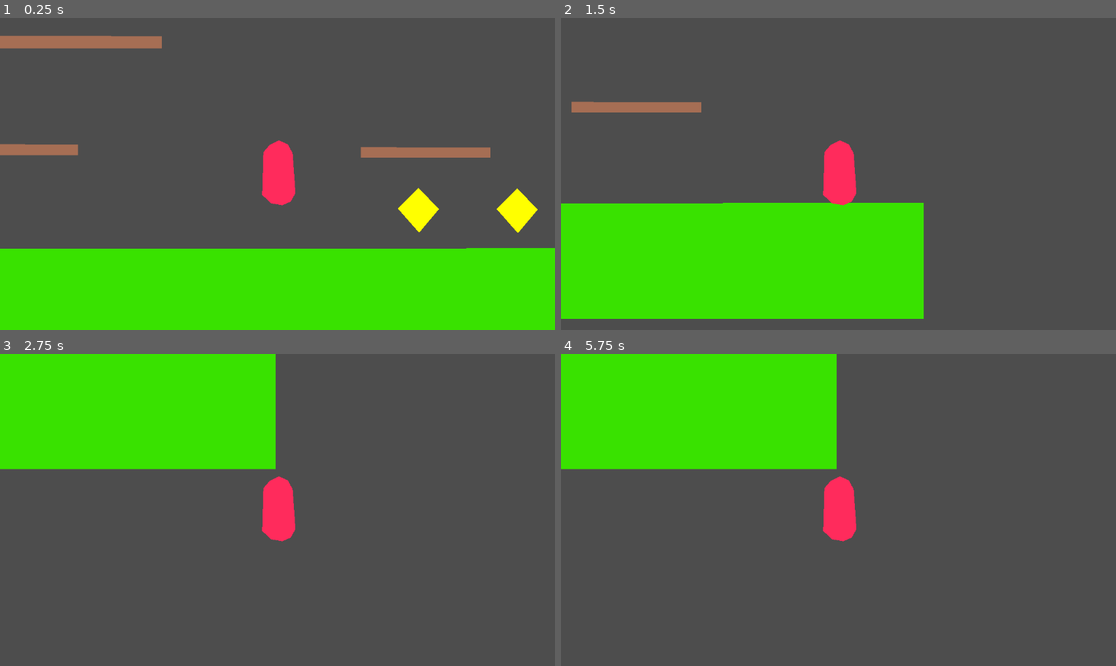
Above: before the commit, frames 1-4 (two rows, left to right).
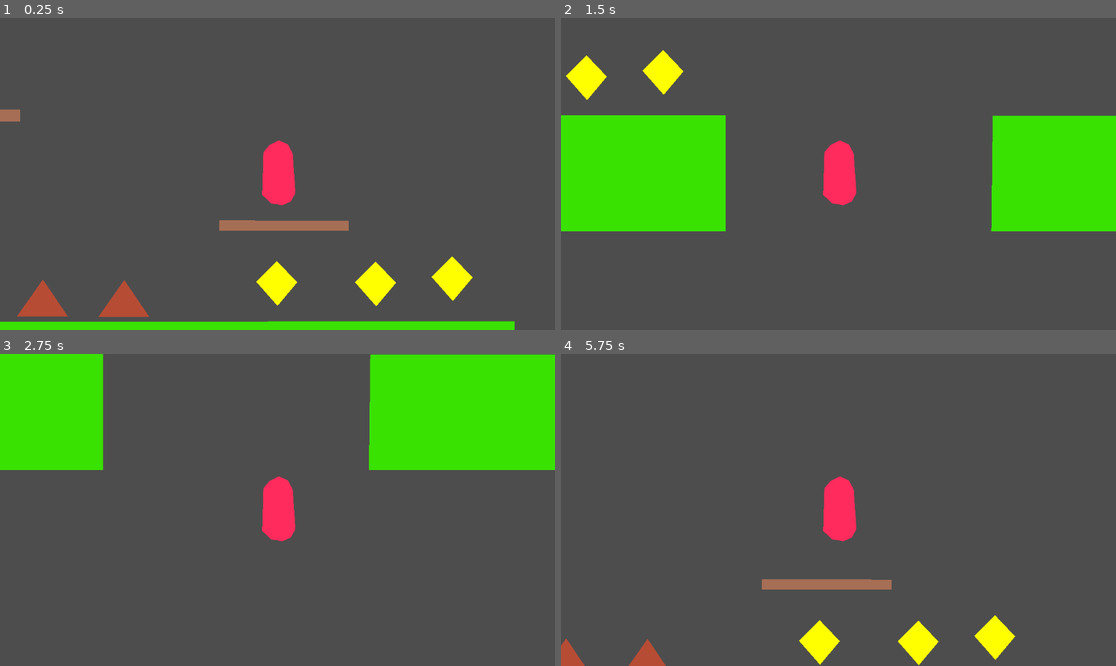
Above: after the commit, the same moments.

Repository: sudoVertex/SMR2.0
Game: Godot game, scene res://Scenes/main.tscn
The game is run twice, just before and just after one commit, with the same random seed, the same clock (stepped at 60 frames per second) and the same inputs.
Inputs:
- Up to frame 1 (0.25 s): no input
- Up to frame 2 (1.5 s): hold D (Right) from 0.53 s (still down); tap W (Jump) at 0.77 s
- Up to frame 3 (2.75 s): tap W (Jump) at 1.52 s; release D (Right) at 2.03 s; hold A (Left) from 2.03 s (still down)
- Up to frame 4 (5.75 s): release A (Left) at 2.78 s; hold D (Right) 2.78-4.28 s; tap W (Jump) at 3.02, 3.77, 4.52 s; tap Enter at 3.5, 5 s; tap Space at 4.25 s; hold A (Left) 4.28-5.03 s; hold D (Right) from 5.03 s (still down)

The runs differ from the first frame. In frame 1, 28% of the frame differs, in the area x 0-100%, y 5-100%; in frame 2, 40%, in the area x 0-100%, y 10-97%; in frame 3, 24%; in frame 4, 21%.

Commit message:
Added an end of level with a score

Diff:
--- /dev/null
+++ b/Scenes/UI.tscn
@@ -0,0 +1,30 @@
+[gd_scene load_steps=2 format=3 uid="uid://dhleroilyta4h"]
+
+[ext_resource type="Script" uid="uid://ba1rmo1e4wl3f" path="res://ui.gd" id="1_w371h"]
+
+[node name="UI" type="CanvasLayer"]
+script = ExtResource("1_w371h")
+
+[node name="You won" type="Label" parent="."]
+visible = false
+offset_left = 411.0
+offset_top = 25.0
+offset_right = 701.0
+offset_bottom = 94.0
+theme_override_font_sizes/font_size = 50
+text = "You Won!!"
+horizontal_alignment = 1
+vertical_alignment = 1
+autowrap_mode = 1
+
+[node name="Score" type="Label" parent="."]
+visible = false
+offset_left = 411.0
+offset_top = 94.0
+offset_right = 724.0
+offset_bottom = 235.0
+theme_override_font_sizes/font_size = 50
+text = "your score is score"
+horizontal_alignment = 1
+vertical_alignment = 1
+autowrap_mode = 1
--- /dev/null
+++ b/Scenes/castle.gd
@@ -0,0 +1,61 @@
+extends Area2D
+
+var level_completed: bool = false
+@onready var pipe: AudioStreamPlayer = $Pipe
+var is_on_platform:bool = false
+var cooldown:bool = true
+@export var cooldown_duration:float = 1.
+var player:CharacterBody2D
+var player_collision:CollisionShape2D
+
+# it checks if the player is on top of the platform and assigns a true or fails value accordingly
+func _on_body_entered(body: Node2D) -> void:
+	if body.is_in_group("Player") and body.global_position.y < global_position.y:
+		is_on_platform = true
+		player = body
+		player_collision = body.get_node("CollisionShape2D")
+
+func _on_body_exited(body: Node2D) -> void:
+	if body.is_in_group("Player"):
+		is_on_platform = false
+	is_on_platform = false
+
+
+func _physics_process(_delta: float) -> void:
+	#if drop is pressed and the player is on the platform it runs the drop function
+	if Input.is_action_just_pressed("down") and is_on_platform:
+		drop()
+
+
+func drop():
+	# verifies that the drop function hasnt been aready pressed
+	if cooldown:
+		#disables the function
+		cooldown = false
+
+		# it disables the colison so the players falls through and makes him go in the background
+		player.z_index = -1
+		player_collision.disabled = true
+		await get_tree().create_timer(cooldown_duration).timeout
+
+		#play the pipe sound
+		pipe.play()
+
+		#Make the win mesege and score visible
+		level_completed = true
+		GameManager.level_done.emit(level_completed)
+
+		# Freeze the game
+		get_tree().paused = true
+
+		# Wait for a few seconds (timer, process_always)
+		await get_tree().create_timer(2.0, true).timeout
+
+		# Unpause before reloading
+		get_tree().paused = false
+
+		# Reset the coins (temporary for testing)
+		GameManager.reset_points()
+
+		# Reload the scene
+		get_tree().reload_current_scene()
--- /dev/null
+++ b/Scenes/castle.tscn
@@ -0,0 +1,37 @@
+[gd_scene load_steps=5 format=3 uid="uid://cmfvh8jx2ae1y"]
+
+[ext_resource type="Script" uid="uid://d2vi4gstaclo" path="res://Scenes/castle.gd" id="1_ayoda"]
+[ext_resource type="AudioStream" uid="uid://cv31a6s1u2i7q" path="res://Assets/Sound/MarioPipe.mp3" id="2_r1mkv"]
+
+[sub_resource type="RectangleShape2D" id="RectangleShape2D_r1mkv"]
+size = Vector2(177, 119)
+
+[sub_resource type="RectangleShape2D" id="RectangleShape2D_dqocm"]
+size = Vector2(177, 16)
+
+[node name="Castle" type="Area2D"]
+script = ExtResource("1_ayoda")
+
+[node name="Polygon2D" type="Polygon2D" parent="."]
+color = Color(0.3376347, 0.15548038, 7.219613e-08, 1)
+polygon = PackedVector2Array(-90, -56, 88, -56, 88, 64, -88, 64)
+uv = PackedVector2Array(-186, -56, -8, -56, -8, 64, -184, 64)
+
+[node name="Pipe" type="AudioStreamPlayer" parent="."]
+process_mode = 3
+stream = ExtResource("2_r1mkv")
+bus = &"SFX"
+
+[node name="StaticBody2D" type="StaticBody2D" parent="."]
+position = Vector2(-0.5, 9.5)
+
+[node name="CollisionShape2D2" type="CollisionShape2D" parent="StaticBody2D"]
+position = Vector2(0, -6)
+shape = SubResource("RectangleShape2D_r1mkv")
+
+[node name="CollisionShape2D" type="CollisionShape2D" parent="."]
+position = Vector2(-0.5, -52)
+shape = SubResource("RectangleShape2D_dqocm")
+
+[connection signal="body_entered" from="." to="." method="_on_body_entered"]
+[connection signal="body_exited" from="." to="." method="_on_body_exited"]
--- a/Scenes/main.tscn
+++ b/Scenes/main.tscn
@@ -1,9 +1,12 @@
-[gd_scene load_steps=13 format=3 uid="uid://dmc1svqn6i1nt"]
+[gd_scene load_steps=16 format=3 uid="uid://dmc1svqn6i1nt"]
 
+[ext_resource type="PackedScene" uid="uid://dhleroilyta4h" path="res://Scenes/UI.tscn" id="1_21xkr"]
 [ext_resource type="PackedScene" uid="uid://d2xk517xfoakm" path="res://Scenes/kill_zone.tscn" id="1_bo1nx"]
 [ext_resource type="PackedScene" uid="uid://bxm8r2c1k1njb" path="res://Scenes/player.tscn" id="1_jjgbg"]
 [ext_resource type="PackedScene" uid="uid://77ae73nyahv3" path="res://Scenes/coin.tscn" id="3_8gbba"]
 [ext_resource type="PackedScene" uid="uid://cmeq4p23xpteh" path="res://Scenes/platform.tscn" id="4_jjvhh"]
+[ext_resource type="PackedScene" uid="uid://cdv3yoxlvhgw6" path="res://Scenes/goomba.tscn" id="5_kry3j"]
+[ext_resource type="PackedScene" uid="uid://cmfvh8jx2ae1y" path="res://Scenes/castle.tscn" id="7_6bp64"]
 
 [sub_resource type="WorldBoundaryShape2D" id="WorldBoundaryShape2D_8gbba"]
 
@@ -48,6 +51,21 @@
 &"up down": SubResource("Animation_kry3j")
 }
 
+[sub_resource type="Animation" id="Animation_6bp64"]
+length = 0.001
+tracks/0/type = "value"
+tracks/0/imported = false
+tracks/0/enabled = true
+tracks/0/path = NodePath(".:position")
+tracks/0/interp = 1
+tracks/0/loop_wrap = true
+tracks/0/keys = {
+"times": PackedFloat32Array(0),
+"transitions": PackedFloat32Array(1),
+"update": 0,
+"values": [Vector2(-26.000061, -371)]
+}
+
 [sub_resource type="Animation" id="Animation_jjvhh"]
 resource_name = "left right"
 length = 2.0
@@ -65,21 +83,6 @@
 "values": [Vector2(-26.000061, -371), Vector2(758, -370.99997)]
 }
 
-[sub_resource type="Animation" id="Animation_6bp64"]
-length = 0.001
-tracks/0/type = "value"
-tracks/0/imported = false
-tracks/0/enabled = true
-tracks/0/path = NodePath(".:position")
-tracks/0/interp = 1
-tracks/0/loop_wrap = true
-tracks/0/keys = {
-"times": PackedFloat32Array(0),
-"transitions": PackedFloat32Array(1),
-"update": 0,
-"values": [Vector2(-26.000061, -371)]
-}
-
 [sub_resource type="AnimationLibrary" id="AnimationLibrary_344ge"]
 _data = {
 &"RESET": SubResource("Animation_6bp64"),
@@ -95,55 +98,89 @@
 shape = SubResource("WorldBoundaryShape2D_8gbba")
 
 [node name="Player" parent="." instance=ExtResource("1_jjgbg")]
-position = Vector2(498, -148)
+position = Vector2(792, -300)
 scale = Vector2(0.45173734, 0.45173734)
 SPEED = 765
 
 [node name="Camera2D" type="Camera2D" parent="Player"]
 scale = Vector2(2.500007, 2.500007)
 
-[node name="StaticBody2D" type="StaticBody2D" parent="."]
-position = Vector2(556, 170.99998)
+[node name="ground" type="Node" parent="."]
+
+[node name="StaticBody2D" type="StaticBody2D" parent="ground"]
+position = Vector2(439, 170.99998)
 scale = Vector2(1.6534023, 1.6534023)
 
-[node name="Polygon2D" type="Polygon2D" parent="StaticBody2D"]
+[node name="Polygon2D" type="Polygon2D" parent="ground/StaticBody2D"]
 position = Vector2(-613.6962, -220.55356)
 color = Color(0.22743902, 0.8887781, 0, 1)
 polygon = PackedVector2Array(102, 152, 1125, 151, 1125, 297, 99, 297)
 
-[node name="CollisionShape2D" type="CollisionShape2D" parent="StaticBody2D"]
+[node name="CollisionShape2D" type="CollisionShape2D" parent="ground/StaticBody2D"]
 position = Vector2(0.6048279, 2.721672)
 shape = SubResource("RectangleShape2D_bo1nx")
 
-[node name="Coin" parent="." instance=ExtResource("3_8gbba")]
-position = Vector2(791, -24)
+[node name="StaticBody2D2" type="StaticBody2D" parent="ground"]
+position = Vector2(2296, 170.99998)
+scale = Vector2(0.8933999, 1.6534023)
 
-[node name="Coin2" parent="." instance=ExtResource("3_8gbba")]
-position = Vector2(996, -23)
+[node name="Polygon2D" type="Polygon2D" parent="ground/StaticBody2D2"]
+position = Vector2(-613.6962, -220.55356)
+color = Color(0.22743902, 0.8887781, 0, 1)
+polygon = PackedVector2Array(102, 152, 1125, 151, 1125, 297, 99, 297)
 
-[node name="Coin3" parent="." instance=ExtResource("3_8gbba")]
-position = Vector2(1155, -34)
+[node name="CollisionShape2D" type="CollisionShape2D" parent="ground/StaticBody2D2"]
+position = Vector2(0.6048279, 2.721672)
+shape = SubResource("RectangleShape2D_bo1nx")
 
-[node name="MovingPlatform" parent="." instance=ExtResource("4_jjvhh")]
+[node name="Platforms" type="Node" parent="."]
+
+[node name="MovingPlatform" parent="Platforms" instance=ExtResource("4_jjvhh")]
 position = Vector2(-62, -177)
 scale = Vector2(2.9303815, 1.492648)
 
-[node name="AnimationPlayer" type="AnimationPlayer" parent="MovingPlatform"]
+[node name="AnimationPlayer" type="AnimationPlayer" parent="Platforms/MovingPlatform"]
 libraries = {
 &"": SubResource("AnimationLibrary_6bp64")
 }
 autoplay = "up down"
 
-[node name="Platform" parent="." instance=ExtResource("4_jjvhh")]
+[node name="Platform" parent="Platforms" instance=ExtResource("4_jjvhh")]
 position = Vector2(809, -141.99998)
 scale = Vector2(2.6310205, 1.3580434)
 
-[node name="Platform2" parent="." instance=ExtResource("4_jjvhh")]
+[node name="Platform2" parent="Platforms" instance=ExtResource("4_jjvhh")]
 position = Vector2(-26.000061, -371)
 scale = Vector2(3.99561, 1.6534023)
 
-[node name="AnimationPlayer" type="AnimationPlayer" parent="Platform2"]
+[node name="AnimationPlayer" type="AnimationPlayer" parent="Platforms/Platform2"]
 libraries = {
 &"": SubResource("AnimationLibrary_344ge")
 }
 autoplay = "left right"
+
+[node name="Coins" type="Node" parent="."]
+
+[node name="Coin" parent="Coins" instance=ExtResource("3_8gbba")]
+position = Vector2(791, -24)
+
+[node name="Coin2" parent="Coins" instance=ExtResource("3_8gbba")]
+position = Vector2(996, -23)
+
+[node name="Coin3" parent="Coins" instance=ExtResource("3_8gbba")]
+position = Vector2(1155, -34)
+
+[node name="enemies" type="Node" parent="."]
+
+[node name="Goomba" parent="enemies" instance=ExtResource("5_kry3j")]
+position = Vector2(254, 19)
+speed = 200
+
+[node name="Goomba2" parent="enemies" instance=ExtResource("5_kry3j")]
+position = Vector2(423, 20)
+speed = 200
+
+[node name="Castle" parent="." instance=ExtResource("7_6bp64")]
+position = Vector2(2625, -10)
+
+[node name="UI" parent="." instance=ExtResource("1_21xkr")]
--- a/Scripts/GameManager.gd
+++ b/Scripts/GameManager.gd
@@ -1,7 +1,12 @@
 extends Node
+
+signal level_done(value:bool)
+
 
 var coins_collected:int = 0
 
 func add_coins():
 	coins_collected += 1
-	print("coin collected")
+
+func  reset_points():
+	coins_collected= 0
--- a/Scripts/platform.gd
+++ b/Scripts/platform.gd
@@ -3,8 +3,9 @@
 @onready var collision_shape_2d: CollisionShape2D = $CollisionShape2D
 var is_on_platform:bool = false
 var cooldown:bool = true
+@export var cooldown_duration:float = 0.5
 
-func _process(delta: float) -> void:
+func _physics_process(_delta: float) -> void:
 	#if drop is pressed and the player is on the platform it runs the drop function
 	if Input.is_action_just_pressed("down") and is_on_platform:
 		drop()
@@ -16,16 +17,16 @@
 		cooldown = false
 		# it disables and reanables the colison so the players falls through
 		collision_shape_2d.disabled = true
-		await get_tree().create_timer(0.5).timeout
+		await get_tree().create_timer(cooldown_duration).timeout
 		collision_shape_2d.disabled = false
-		await get_tree().create_timer(0.5).timeout
+		await get_tree().create_timer(cooldown_duration).timeout
 		#re-enables the function
 		cooldown = true
 
 
 # it checks if the player is on the platform and assigns a true or fails value accordingly
 func _on_area_2d_body_entered(body: Node2D) -> void:
-	if body.is_in_group("Player"):
+	if body.is_in_group("Player") and body.global_position.y < global_position.y:
 		is_on_platform = true
 
 func _on_area_2d_body_exited(body: Node2D) -> void:
--- /dev/null
+++ b/ui.gd
@@ -0,0 +1,16 @@
+extends CanvasLayer
+
+@onready var you_won: Label = $"You won"
+@onready var score: Label = $Score
+
+
+func _ready() -> void:
+	GameManager.level_done.connect(level_done)
+
+
+
+func level_done(completed:bool):
+	if completed:
+		you_won.visible = true
+		score.visible = true
+		score.text = "Your score is" + str(GameManager.coins_collected)
Not shown, added: Assets/Sound/MarioPipe.mp3.import
Not shown, added: Scenes/castle.gd.uid
Not shown, added: export_presets.cfg
Not shown, added: ui.gd.uid
Not shown, added: Assets/Sound/MarioPipe.mp3
Not shown, added: SMR2.0.console.exe
Not shown, added: SMR2.0.exe
